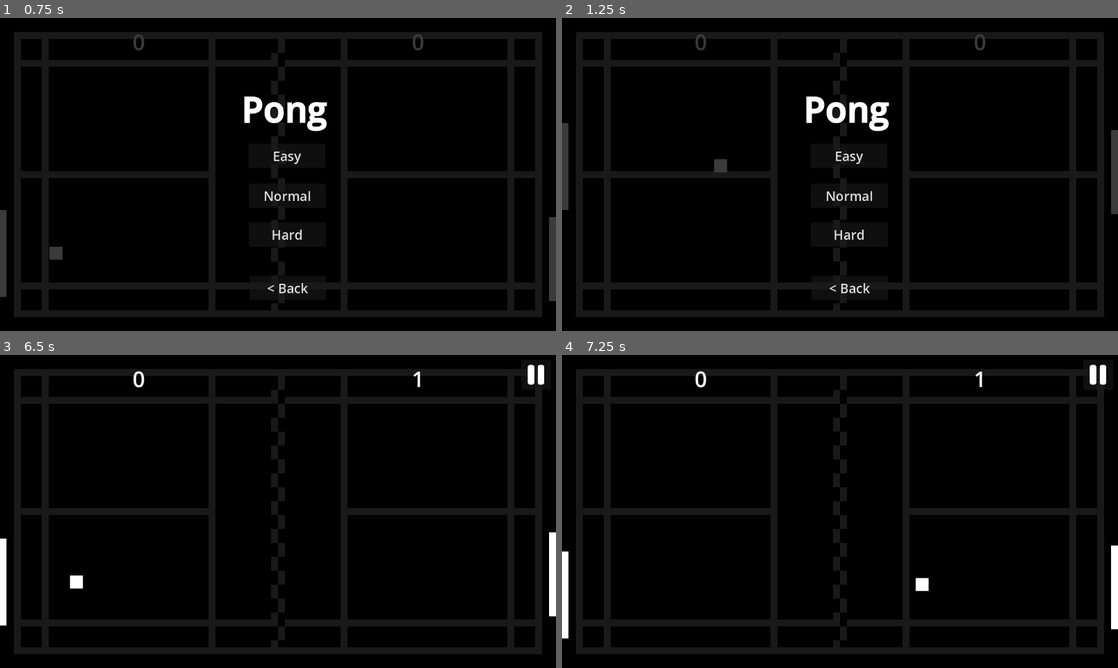
Above: before the commit, frames 1-4 (two rows, left to right).
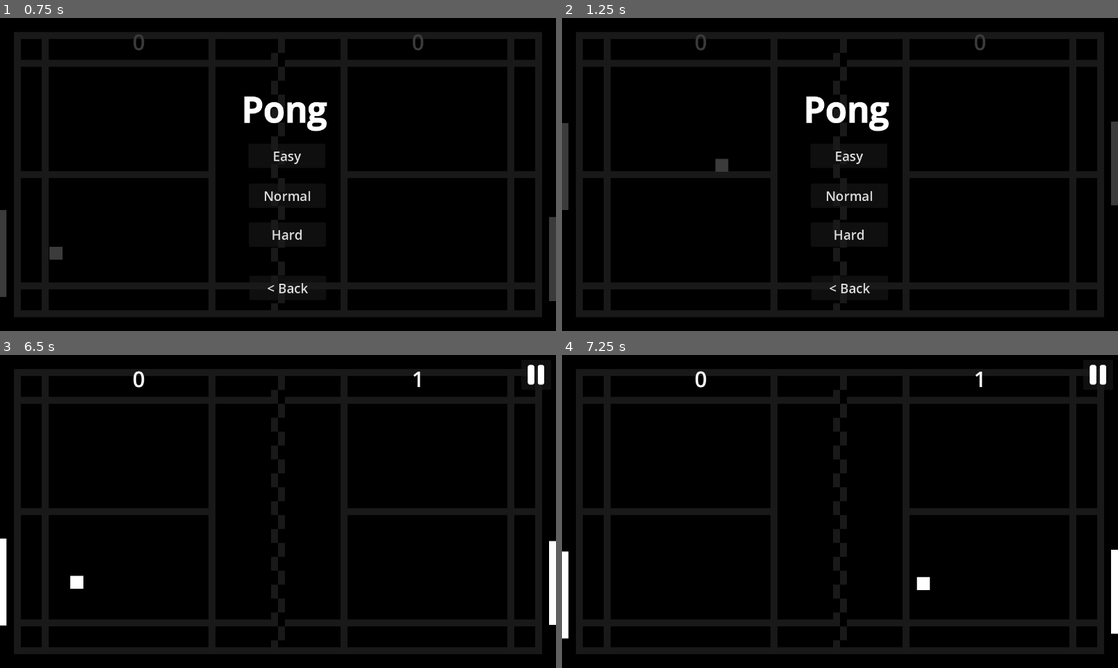
Above: after the commit, the same moments.

Repository: aaronchn99/Pong
Game: Godot game, scene res://Main.tscn
Two runs of this game, one before a commit and one after it. Both use one fixed random seed, a clock stepped at 60 frames per second and the inputs below.
Inputs (mouse positions are in pixels of both pictures, inside the frame that each line leads up to):
- Up to frame 1 (0.75 s): click "Play" at 0.5 s
- Up to frame 2 (1.25 s): no input
- Up to frame 3 (6.5 s): click "Easy" at 1.25 s; tap Enter at 2 s; hold Up (ui_up) 2.03-2.75 s; click (533, 373) at 2.75 s; hold Up (ui_up) 3.53-4.28 s; tap Space at 4.25 s; hold Left (ui_left) 4.28-5.78 s; hold Down (ui_down) from 5.78 s (still down)
- Up to frame 4 (7.25 s): release Down (ui_down) at 6.53 s; hold Right (ui_right) from 6.53 s (still down)

Frame 1 is identical in both runs. In frame 2, 0.1% of the frame differs, in the area x 27-100%, y 33-63%; in frame 3, 0.1%, in the area x 12-100%, y 56-87%; in frame 4, less than 0.1%.

Commit message:
Feat: Ball speedup, small paddle on impossible

Diff:
--- a/Game.tscn
+++ b/Game.tscn
@@ -58,6 +58,7 @@
 [node name="Ball" parent="." instance=ExtResource("2_yxd82")]
 position = Vector2(640, 360)
 start_speed = 1000
+max_speed = 1500
 
 [node name="Ceiling" type="StaticBody2D" parent="."]
 position = Vector2(1, 0)
--- a/Scripts/Ball.gd
+++ b/Scripts/Ball.gd
@@ -1,6 +1,7 @@
 extends RigidBody2D
 
 @export var start_speed = 700
+@export var max_speed = 900
 var original_pos : Vector2
 var velocity : Vector2
 
@@ -23,6 +24,9 @@
 		else:	# Paddles
 			var speed = velocity.length()
 			var direction = (position - Collider.position).normalized()
+			# Accelerate a bit per paddle bounce up to max_speed
+			if speed < max_speed:
+				speed += 10
 			velocity = speed * direction
 			collide_sound.set_pitch_scale(2)
 		collide_sound.play()
--- a/Scripts/ControlPaddle.gd
+++ b/Scripts/ControlPaddle.gd
@@ -2,6 +2,9 @@
 
 @export var speed : int
 @export var is_human : bool
+var width = 200:
+	set(new_w):
+		scale.y = new_w
 
 enum AI_Type {
 	RANDOM, FOLLOW, FOLLOW_STICKY,
--- a/Scripts/UI/DifficultyMenu.gd
+++ b/Scripts/UI/DifficultyMenu.gd
@@ -23,6 +23,7 @@
 	'Impossible': {
 		'Paddle2' : {
 			'ai_type': 5,
+			'width': 10,
 		}
 	},
 }
